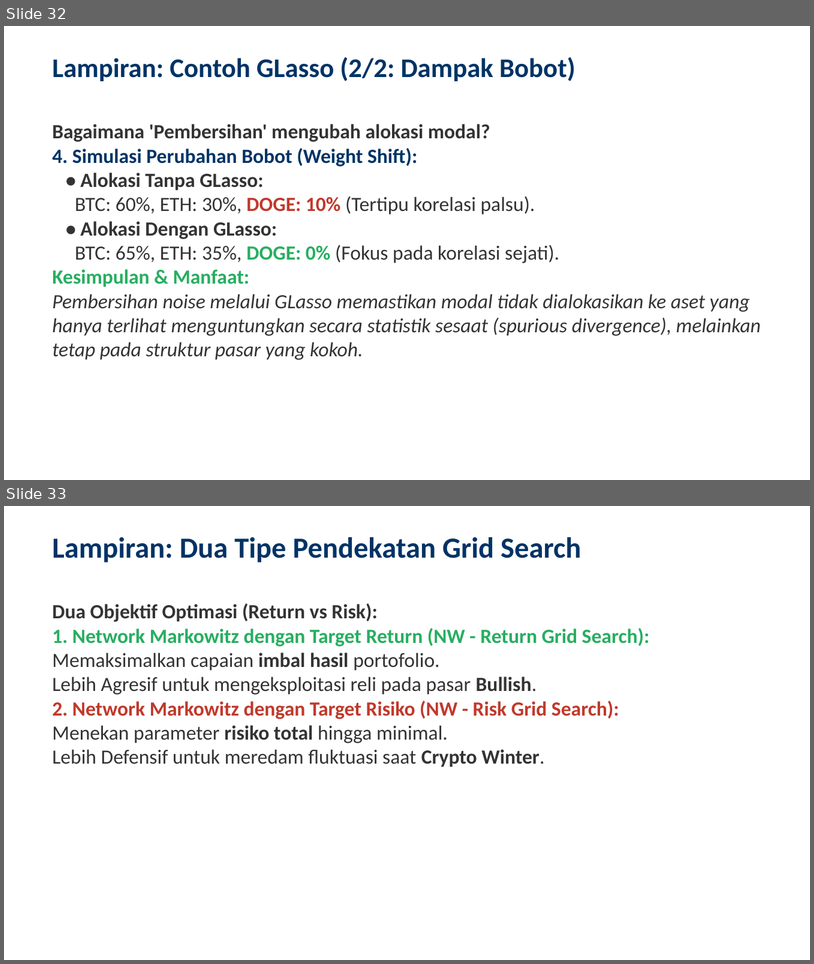
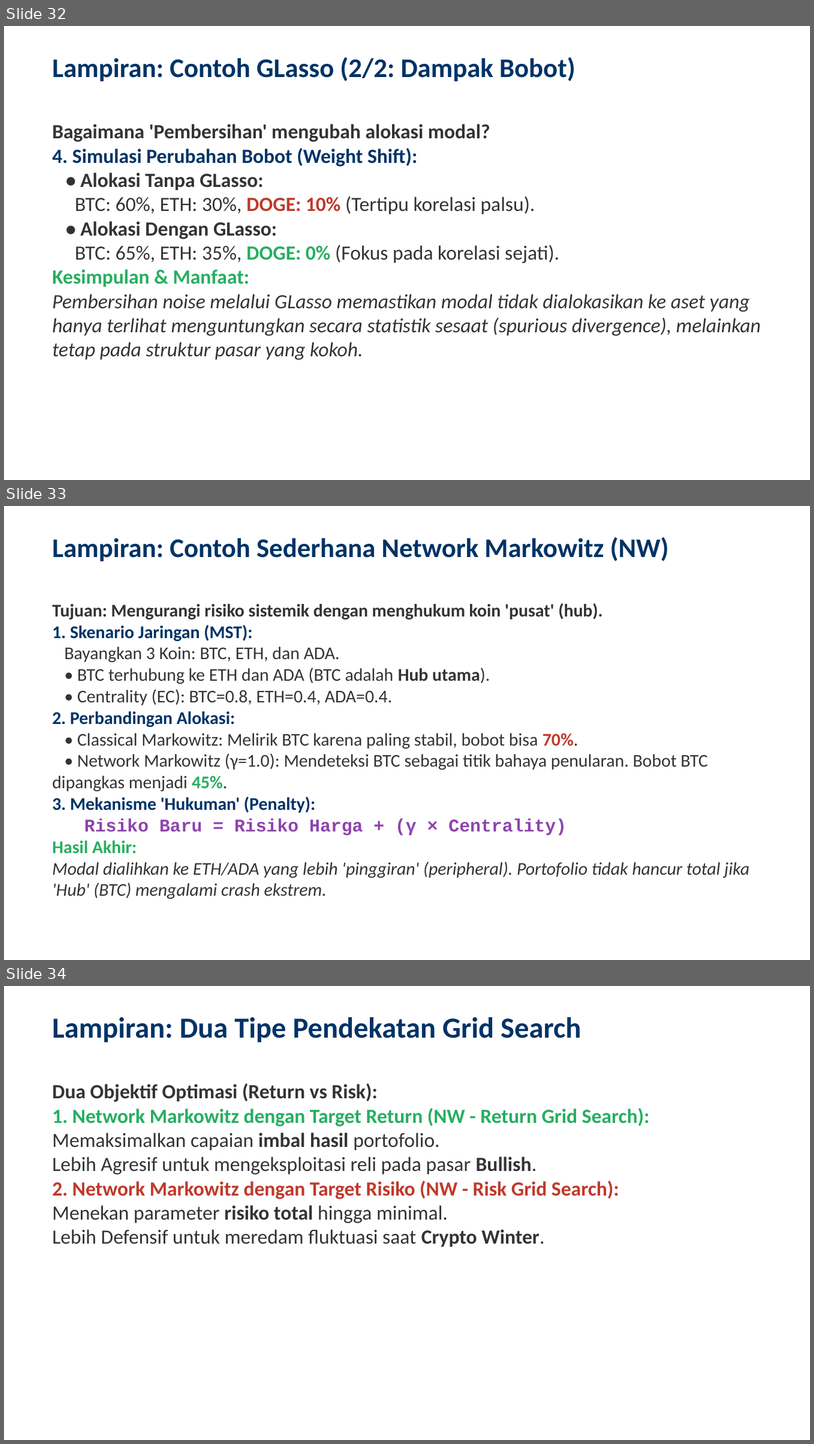
Before and after one commit to ragilrojo/RepoThesis, a slide deck: Presentasi_Proposal_Update.pptx. Shown one above the other, each under a label of ours: slides 32 and 33 before the commit, slides 32, 33 and 34 after it. The pictures are 814x964 and 814x1444 pixels, drawn with LibreOffice and Linux fonts; fonts in the diff are those of the drawing. Boxes give left, top, right and bottom in pixels: in the first picture for what was removed or moved away, otherwise in the second. Text is boxed around its words. In the diff, an @@ line names an element or a change of style, - is before the commit and + after.

Commit message:
feat: add Network Markowitz (NW) simple example slide

```diff
--- a/Presentasi_Proposal_Update.pptx
+++ b/Presentasi_Proposal_Update.pptx
@@ slide 33 added at (4, 506, 810, 960), background #FFFFFF @@
@@ text added at (52, 537, 669, 561), 24 pt, text #003366, bold @@
+Lampiran: Contoh Sederhana Network Markowitz (NW)
@@ text added at (52, 603, 750, 898), 16 pt, text #333333 @@
+Tujuan: Mengurangi risiko sistemik dengan menghukum koin 'pusat' (hub).
+1. Skenario Jaringan (MST):
+Bayangkan 3 Koin: BTC, ETH, dan ADA.
+• BTC terhubung ke ETH dan ADA (BTC adalah Hub utama).
+• Centrality (EC): BTC=0.8, ETH=0.4, ADA=0.4.
+2. Perbandingan Alokasi:
+• Classical Markowitz: Melirik BTC karena paling stabil, bobot bisa 70%.
+• Network Markowitz (γ=1.0): Mendeteksi BTC sebagai titik bahaya penularan. Bobot BTC dipangkas menjadi 45%.
+3. Mekanisme 'Hukuman' (Penalty):
+Risiko Baru = Risiko Harga + (γ × Centrality)
+Hasil Akhir:
+Modal dialihkan ke ETH/ADA yang lebih 'pinggiran' (peripheral). Portofolio tidak hancur total jika 'Hub' (BTC) mengalami crash ekstrem.
@@ what was slide 33 is now slide 34 @@
```
Also in this commit, not shown: 1 other file.
